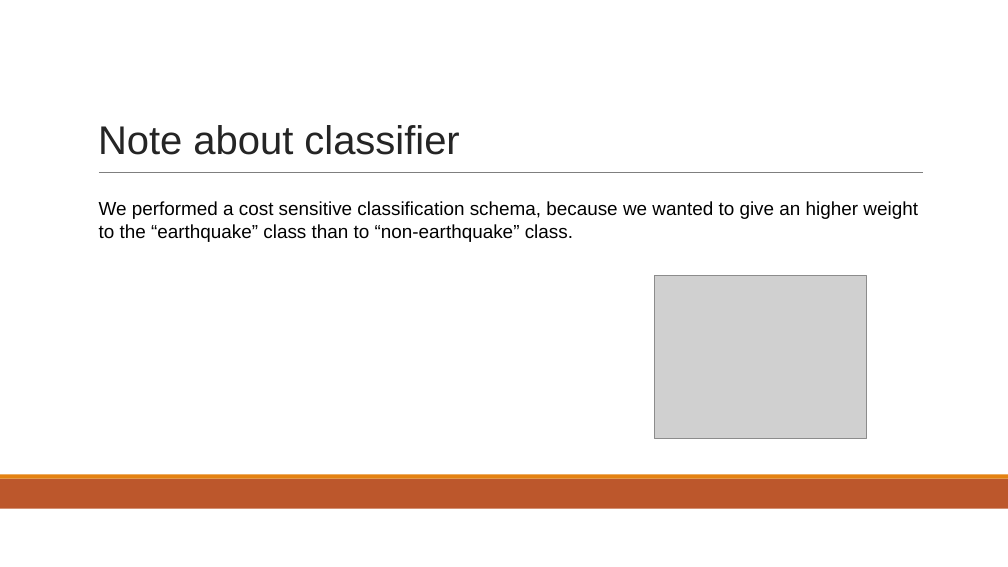
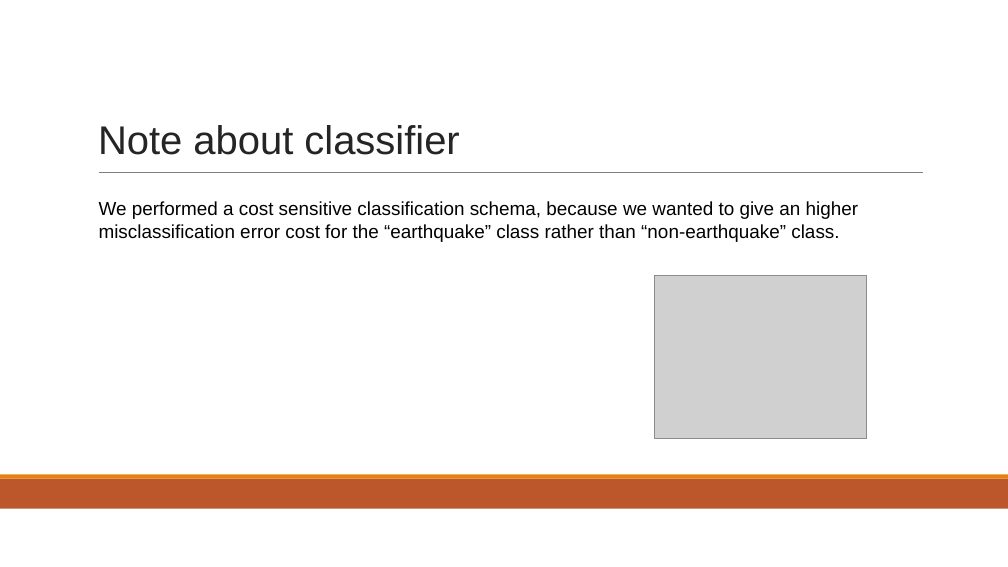
Before and after one commit to Geghi/DMML-Project, a slide deck: slide 13 of documentation/presentazione/presentazione.pptx. Drawn at 1008x567 pixels with LibreOffice and Linux fonts; fonts in the diff are those of the drawing; grey boxes stand for pictures. Boxes give left, top, right and bottom in pixels: in the first picture for what was removed or moved away, otherwise in the second. Text is boxed around its words. In the diff, an @@ line names an element or a change of style, - is before the commit and + after.

```diff
--- a/documentation/presentazione/presentazione.pptx
+++ b/documentation/presentazione/presentazione.pptx
@@ text at (99,201,859,242): text changed @@
-We performed a cost sensitive classification schema, because we wanted to give an higher weight
-to the “earthquake” class than to “non-earthquake” class.
+We performed a cost sensitive classification schema, because we wanted to give an higher
+misclassification error cost for the “earthquake” class rather than “non-earthquake” class.
```
Also in this commit, not shown: 12 other slides changed, 3 slides added, 1 slide removed, 1 other file.
